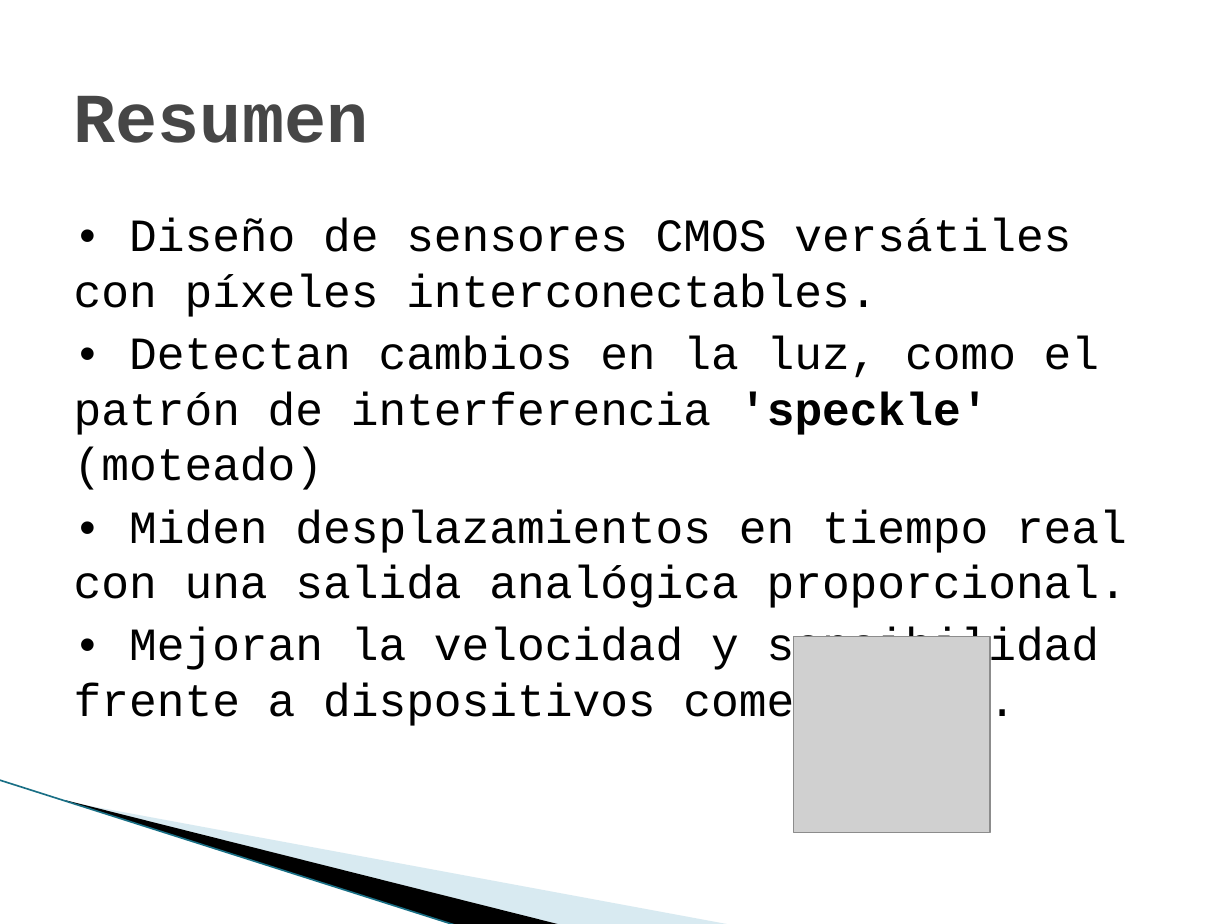
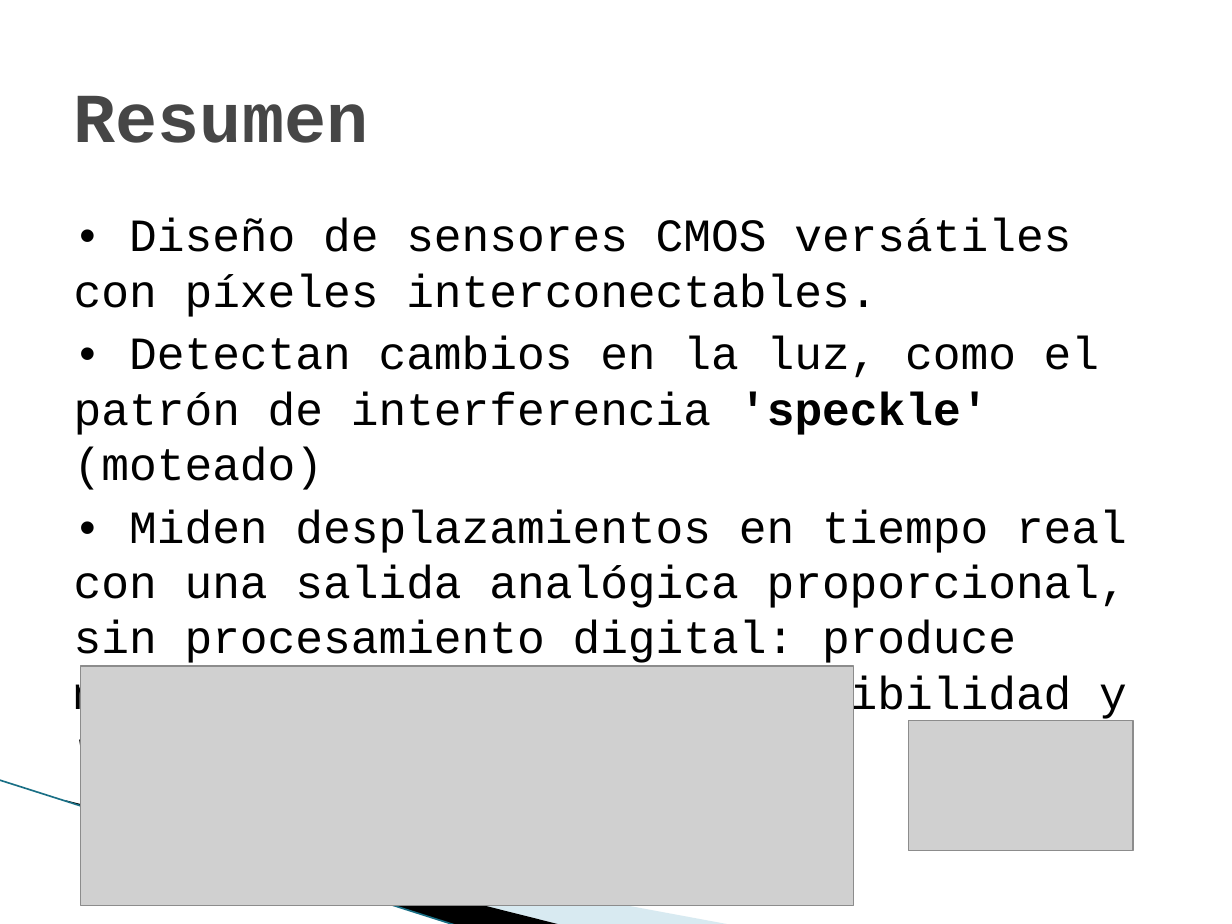
Before and after one commit to marianomorel/maestria-repo, a slide deck: slide 2 of sensores_cmos_presentacion.pptx. Drawn at 1232x924 pixels with LibreOffice and Linux fonts; fonts in the diff are those of the drawing; grey boxes stand for pictures; background and template pictures are left out. Boxes give left, top, right and bottom in pixels: in the first picture for what was removed or moved away, otherwise in the second. Text is boxed around its words. In the diff, an @@ line names an element or a change of style, - is before the commit and + after.

```diff
--- a/sensores_cmos_presentacion.pptx
+++ b/sensores_cmos_presentacion.pptx
@@ text at [74,510,1127,777]: text changed @@
-• Miden desplazamientos en tiempo real con una salida analógica proporcional.
-• Mejoran la velocidad y sensibilidad frente a dispositivos comerciales.
+• Miden desplazamientos en tiempo real con una salida analógica proporcional, sin procesamiento digital: produce mejoras energéticas, de sensibilidad y rapidez
@@ picture removed at [793,637,991,833] @@
@@ picture added at [80,667,853,906] @@
@@ picture added at [908,721,1132,850] @@
```
Also in this commit, not shown: 7 other slides changed, 1 slide added, 2 other files.
